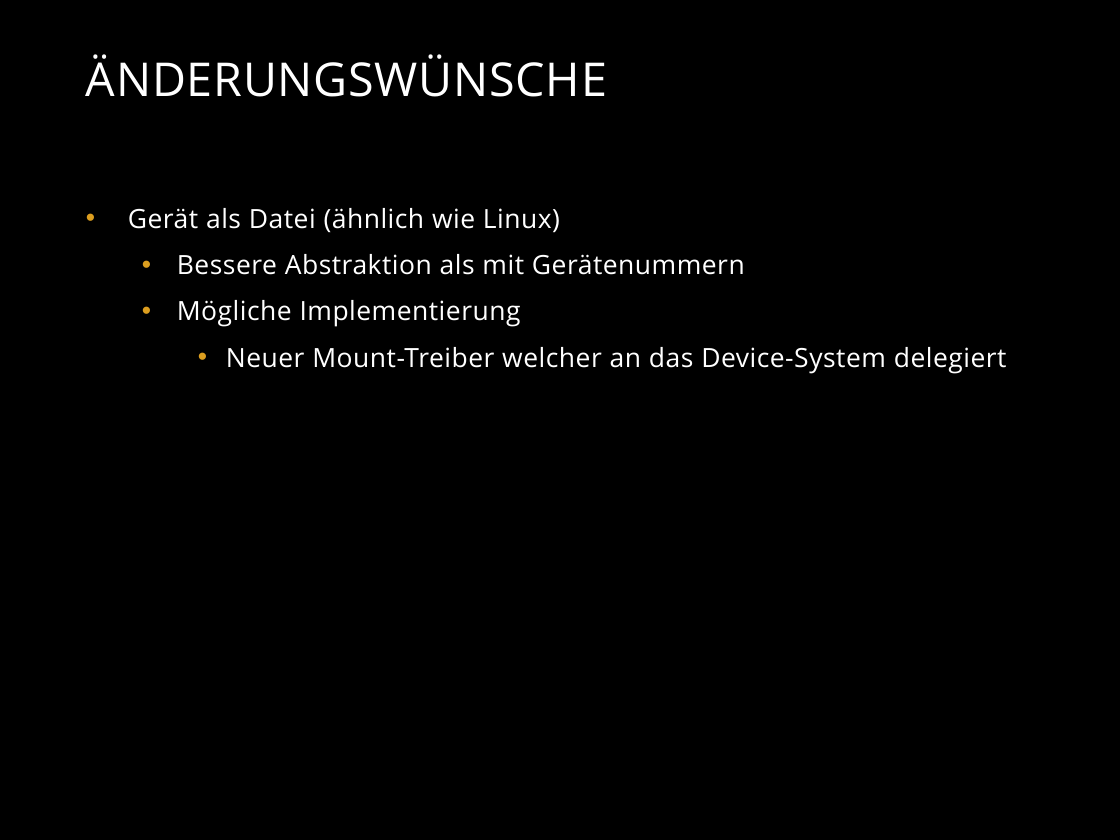
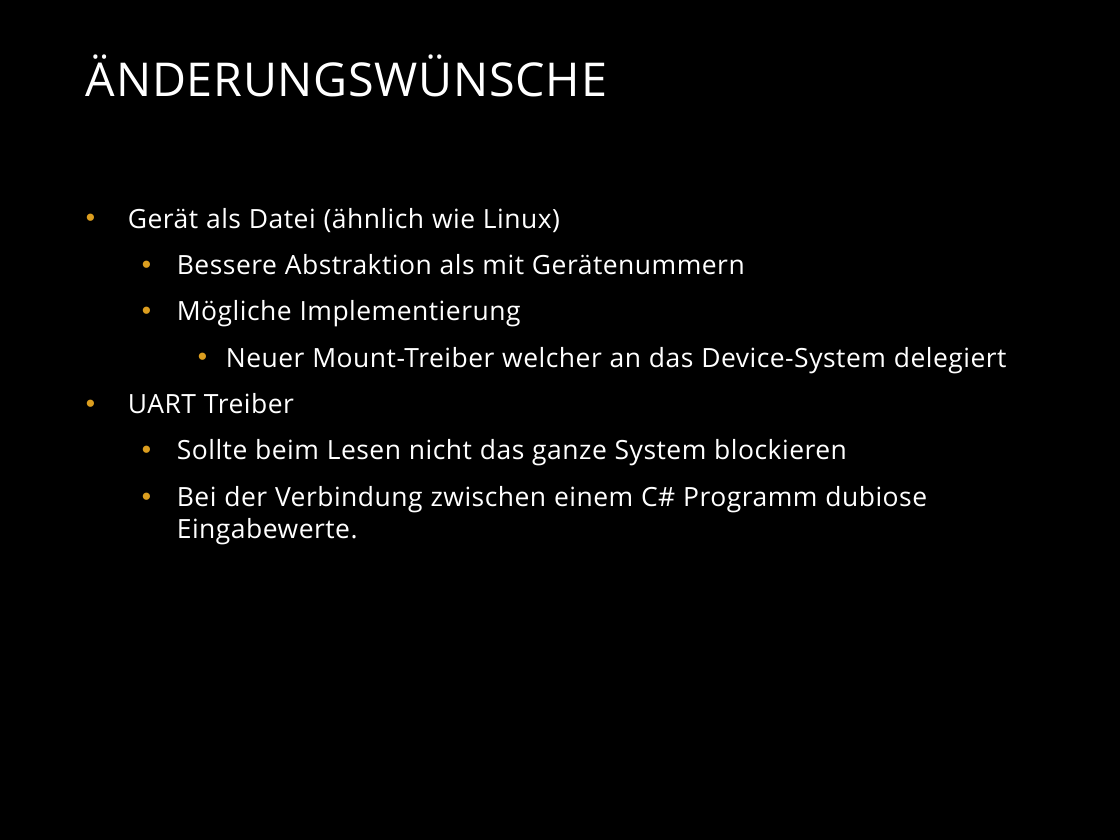
Before and after one commit to TeamOberland/OberlaenderOS, a slide deck: slide 6 of docs/Finalpresentation.pptx (slide 8 before the commit). Drawn at 1120x840 pixels with LibreOffice and Linux fonts; fonts in the diff are those of the drawing; background and template pictures are left out. Boxes give left, top, right and bottom in pixels: in the first picture for what was removed or moved away, otherwise in the second. Text is boxed around its words. In the diff, an @@ line names an element or a change of style, - is before the commit and + after.

```diff
--- a/docs/Finalpresentation.pptx
+++ b/docs/Finalpresentation.pptx
@@ text at bbox=[128, 393, 927, 545]: paragraphs added @@
+• UART Treiber
+  • Sollte beim Lesen nicht das ganze System blockieren
+  • Bei der Verbindung zwischen einem C# Programm dubiose Eingabewerte.
```
Also in this commit, not shown: 2 other slides changed, 3 slides added, 24 other files.
